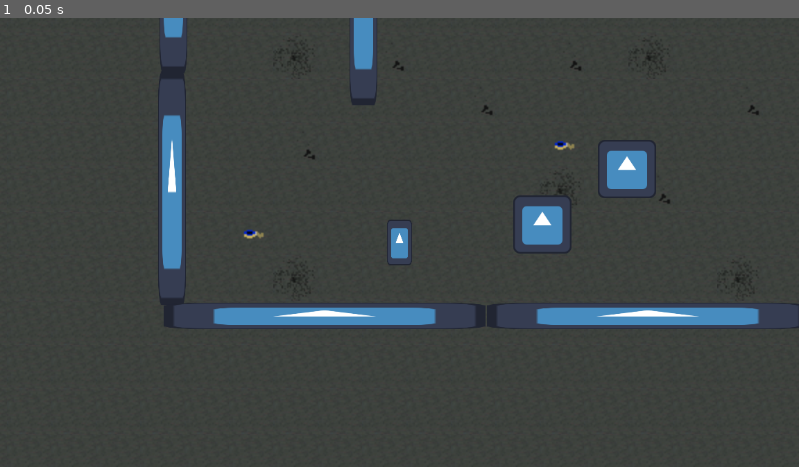
Above: before the commit, frame 1.
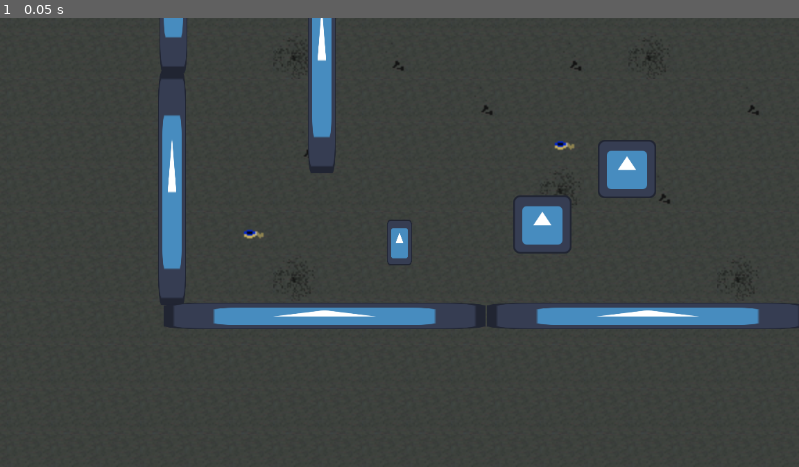
Above: after the commit, the same moment.

Repository: zeinghra/factory-game-godot
Game: Godot game, scene res://scenes/game.tscn
Two runs of this game, one before a commit and one after it. Both use one fixed random seed, a clock stepped at 60 frames per second and the inputs below. The engine's default icon, where the game draws it, is replaced by a stand-in: a white triangle on a blue panel in a dark square.
Inputs:
- Up to frame 1 (0.05 s): no input

The runs differ from the first frame. In frame 1, 1.1% of the frame differs, in the area x 38-48%, y 0-35%.

Commit message:
commit message

Diff:
--- a/scenes/game.tscn
+++ b/scenes/game.tscn
@@ -90,7 +90,7 @@
 position = Vector2(-163, -206)
 
 [node name="wall6" parent="Walls" instance=ExtResource("3_lnu2h")]
-position = Vector2(-26, -183)
+position = Vector2(-56, -134)
 
 [node name="Blocks" type="Node" parent="."]
 
